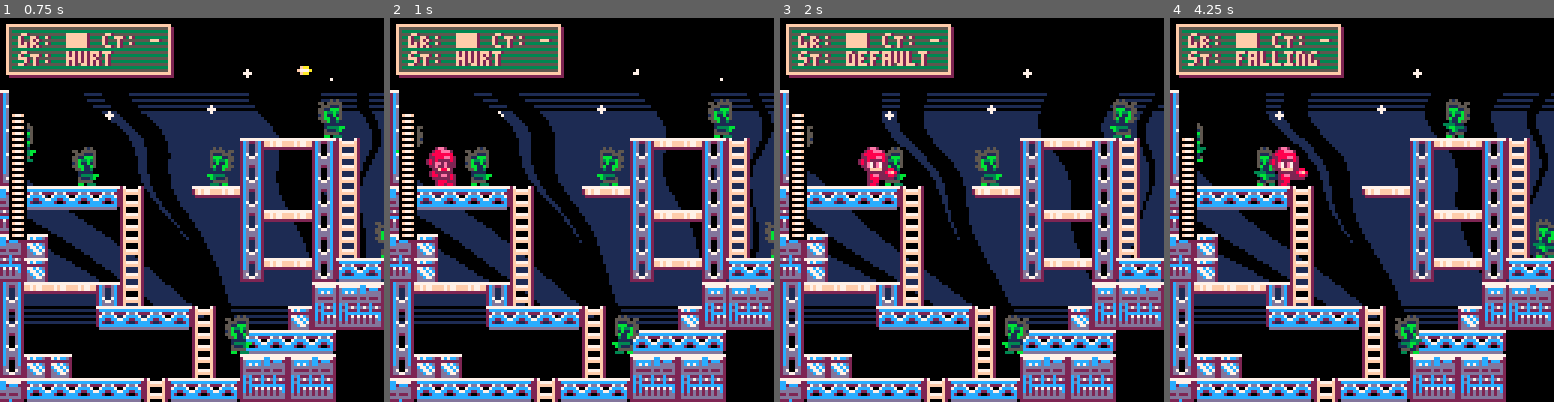
Above: before the commit, frames 1-4 (left to right).
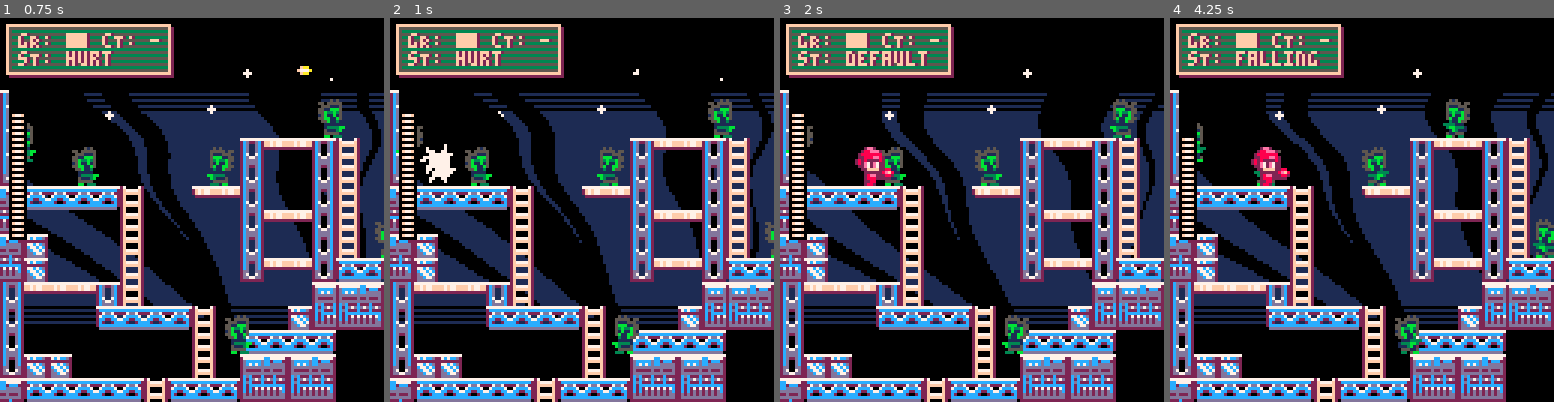
Above: after the commit, the same moments.

Repository: whckmstrjck/picoboy
Game: PICO-8 cartridge picoboy.p8
Two runs of this game, one before a commit and one after it. Both use one fixed random seed, a clock stepped at 60 frames per second and the inputs below.
Inputs:
- Up to frame 1 (0.75 s): tap X (X key) at 0.33 s; tap O (Z key) at 0.7 s
- Up to frame 2 (1 s): no input
- Up to frame 3 (2 s): tap X (X key) at 1.07, 1.85 s; hold Right from 1.6 s (still down); tap O (Z key) at 1.7 s
- Up to frame 4 (4.25 s): release Right at 2.1 s; tap O (Z key) every 0.4 s from 2.1 to 4.1 s; hold Up 2.15-2.42 s; hold Right 2.47-3.03 s; tap X (X key) at 2.97, 4.08 s; hold Left 3.08-3.58 s; hold Down 3.63-3.97 s; hold Right from 4.02 s (still down)

Frame 1 is identical in both runs. In frame 2, 0.7% of the frame differs, in the area x 7-18%, y 32-44%; in frame 3, 0.4%; in frame 4, 1.4%, in the area x 21-58%, y 33-44%.

Commit message:
Refactor sound effects in enemy and player classes for consistency and clarity

Diff:
--- a/lua/classes/enemy.lua
+++ b/lua/classes/enemy.lua
@@ -7,10 +7,10 @@
     hp -= amount
     damage_time = damage_cooldown
     if hp <= 0 then
-      sfx(3)
+      sfx(3, 3)
       del(enemies, _ENV)
     else
-      sfx(2)
+      sfx(2, 3)
     end
   end
 })
--- a/lua/classes/player/player.lua
+++ b/lua/classes/player/player.lua
@@ -15,8 +15,8 @@
   hp = 30,
   max_hp = 30,
   hurt = 0,
-  hurt_vx = 0.24,
-  hurt_max_count = 54,
+  hurt_vx = 0.28,
+  hurt_max_count = 48,
   iframes = 0,
   iframes_max_count = 128,
 
@@ -105,7 +105,7 @@
     end
 
     if new_state == 'hurt' then
-      sfx(4)
+      sfx(4, 3)
       vx = hurt_vx * (flipped and 1 or -1)
       hurt = hurt_max_count
       iframes = iframes_max_count
@@ -325,7 +325,7 @@
     shooting = max(shooting - 1, 0)
 
     if not (ix == 'down') or #bullets >= bullets_max_count then return end
-    sfx(0)
+    sfx(0, 3)
 
     -- recoil!
     -- x = x + (flipped and 1 or -1)
Not shown, changed: readme.md
